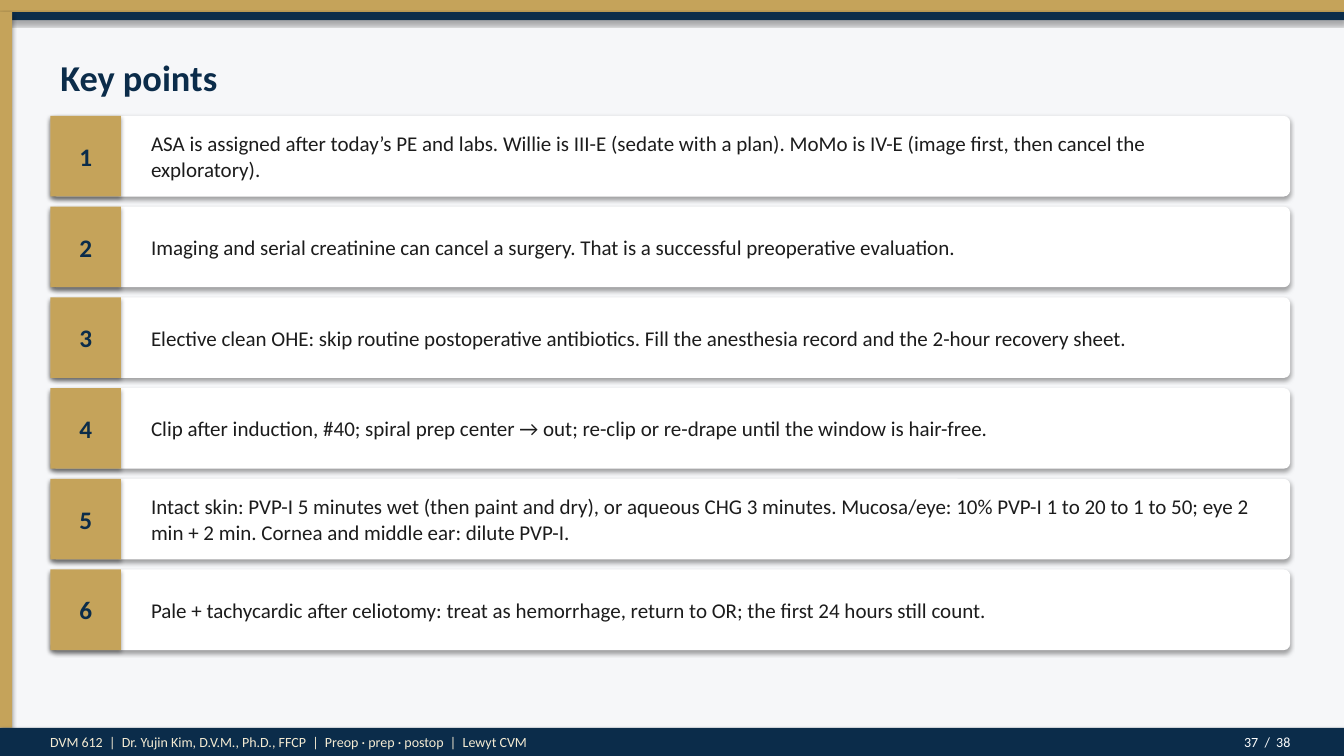
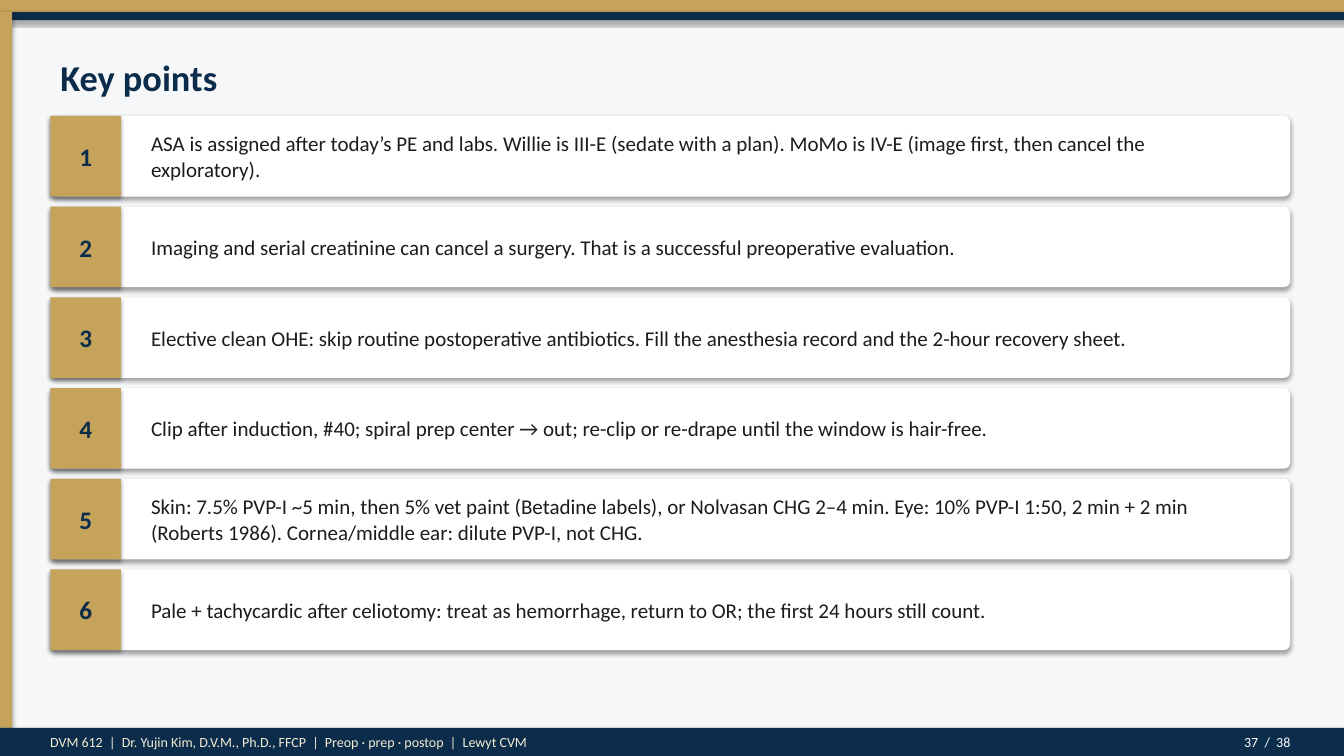
Before and after one commit to drkimvet/happycare, a slide deck: slide 37 of lectures/DVM-612_Week4_Preop_PatientPrep_Postop.pptx. Drawn at 1344x756 pixels with LibreOffice and Linux fonts; fonts in the diff are those of the drawing. Boxes give left, top, right and bottom in pixels: in the first picture for what was removed or moved away, otherwise in the second. Text is boxed around its words. In the diff, an @@ line names an element or a change of style, - is before the commit and + after.

```diff
--- a/lectures/DVM-612_Week4_Preop_PatientPrep_Postop.pptx
+++ b/lectures/DVM-612_Week4_Preop_PatientPrep_Postop.pptx
@@ text at <box>151,499,1188,543</box>: text changed @@
-Intact skin: PVP-I 5 minutes wet (then paint and dry), or aqueous CHG 3 minutes. Mucosa/eye: 10% PVP-I 1 to 20 to 1 to 50; eye 2 min + 2 min. Cornea and middle ear: dilute PVP-I.
+Skin: 7.5% PVP-I ~5 min, then 5% vet paint (Betadine labels), or Nolvasan CHG 2–4 min. Eye: 10% PVP-I 1:50, 2 min + 2 min (Roberts 1986). Cornea/middle ear: dilute PVP-I, not CHG.
```
Also in this commit, not shown: 9 other slides changed, 4 other files.
